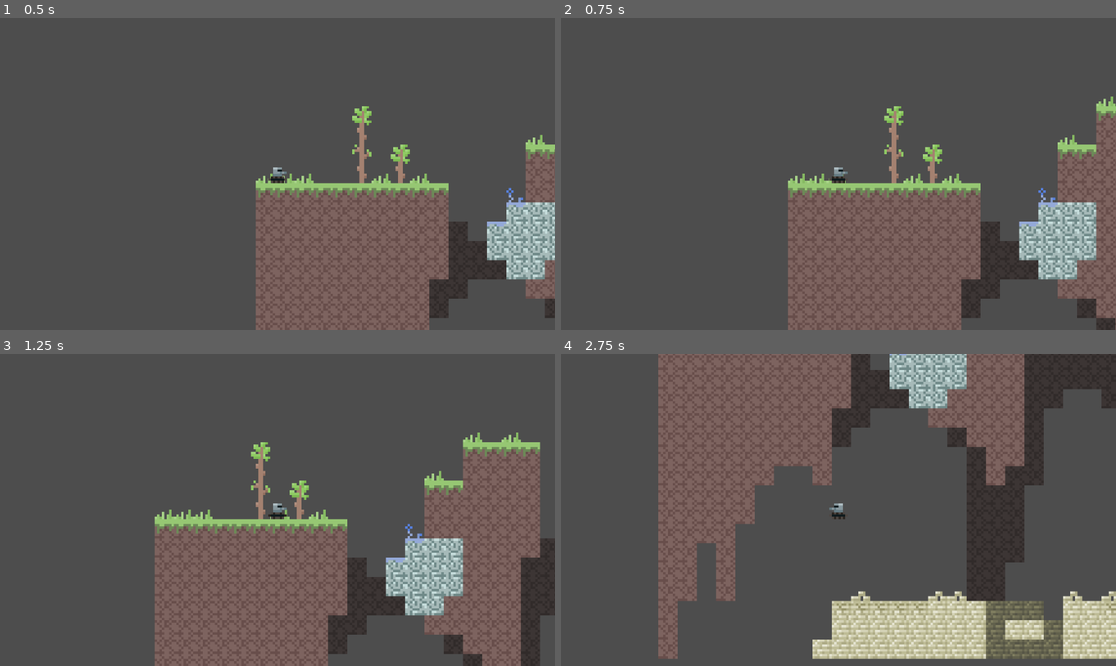
Above: before the commit, frames 1-4 (two rows, left to right).
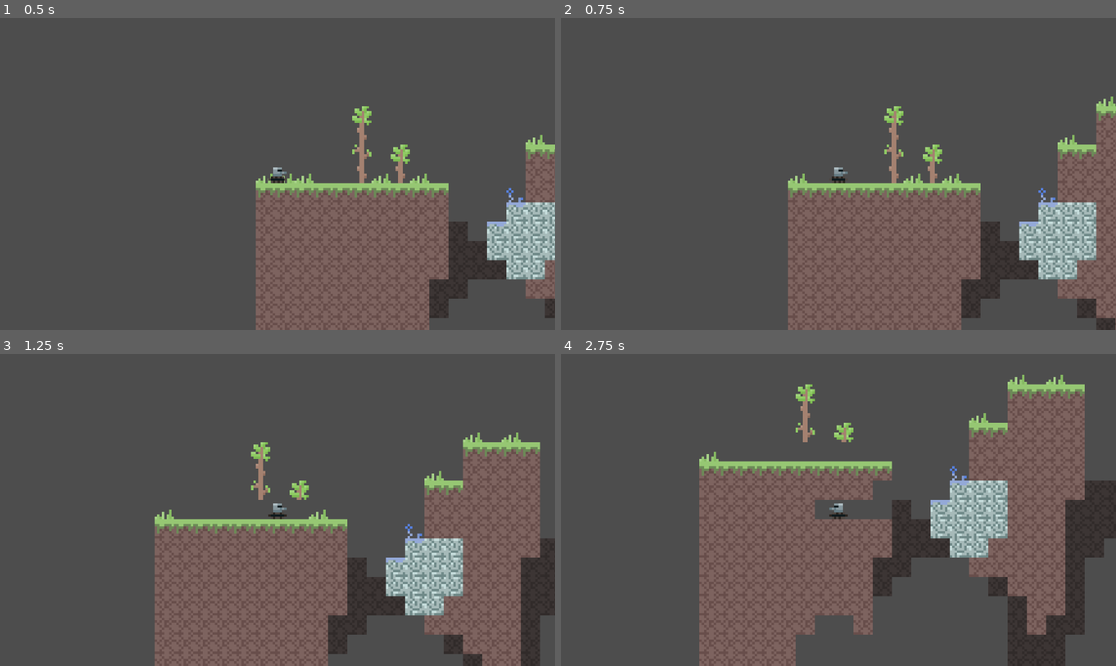
Above: after the commit, the same moments.

Repository: Cassumbra/january-7d7g-challenge
Game: Godot game, scene res://Game 2/Main.tscn
Two runs of this game, one before a commit and one after it. Both use one fixed random seed, a clock stepped at 60 frames per second and the inputs below.
Inputs:
- Up to frame 1 (0.5 s): no input
- Up to frame 2 (0.75 s): tap Enter (ui_accept) at 0.5 s; hold D (right) from 0.53 s (still down); hold X (secondary) from 0.53 s (still down)
- Up to frame 3 (1.25 s): keep holding D (right); keep holding X (secondary); tap Enter (ui_accept) at 0.77 s
- Up to frame 4 (2.75 s): release X (secondary) at 1.28 s; tap X (secondary) at 1.35 s; tap Enter (ui_accept) at 1.52 s; release D (right) at 2.03 s; hold Left (left) from 2.03 s (still down); hold X (secondary) from 2.03 s (still down)

Frame 1 is identical in both runs. In frame 2, less than 0.1% of the frame differs, in the area x 44-52%, y 49-54%; in frame 3, 0.3%; in frame 4, 65%, in the area x 17-100%, y 0-100%.

Commit message:
yayyy digging :)

Diff:
--- a/Game 2/Main.tscn
+++ b/Game 2/Main.tscn
@@ -15,5 +15,6 @@
 tile_map_data = PackedByteArray("AAAAAAAAAAAAAAEAAAABAAAAAAAAAAEAAAACAAAAAAAAAAEAAAADAAAAAAAAAAEAAAAFAAAAAAAAAAEAAAAGAA …(22160 unchanged characters)…
 tile_set = ExtResource("1_nm82j")
 
-[node name="PlayerTank" parent="." instance=ExtResource("2_lu785")]
+[node name="PlayerTank" parent="." node_paths=PackedStringArray("foreground") instance=ExtResource("2_lu785")]
 position = Vector2(9, -17)
+foreground = NodePath("../Foreground")
--- a/Game 2/player_tank.gd
+++ b/Game 2/player_tank.gd
@@ -1,5 +1,6 @@
 extends CharacterBody2D
 
+@export var foreground: TileMapLayer
 
 const SPEED = 60.0
 const JUMP_VELOCITY = -150.0
@@ -8,6 +9,25 @@
 var in_air_last_frame = false
 
 func _physics_process(delta: float) -> void:
+	if Input.is_action_pressed("secondary"):
+		var dig_position_1 = foreground.local_to_map(position)
+		var dig_position_2 = foreground.local_to_map(position)
+
+		var horizontal := Input.get_axis("left", "right")
+		var vertical := Input.get_axis("up", "down")
+
+		if horizontal:
+			dig_position_1.x += horizontal
+			if vertical == -1:
+				dig_position_2.y += vertical
+			elif vertical == 1:
+				dig_position_2.y += horizontal
+		if vertical:
+			dig_position_1.y += vertical
+
+		foreground.erase_cell(dig_position_1)
+		foreground.erase_cell(dig_position_2)
+
 	if position.y > 140:
 		$SpeakerDie.play()
 		position = Vector2(2.0, -3.0)
@@ -53,4 +73,4 @@
 		var collision = get_slide_collision(i)
 		if collision.get_normal().x != 0 && !$AreaClimb.has_overlapping_bodies() && is_on_floor():
 			position += Vector2(-collision.get_normal().x * 0.1, -8)
-			print("beep!")
+			#print("beep!")
